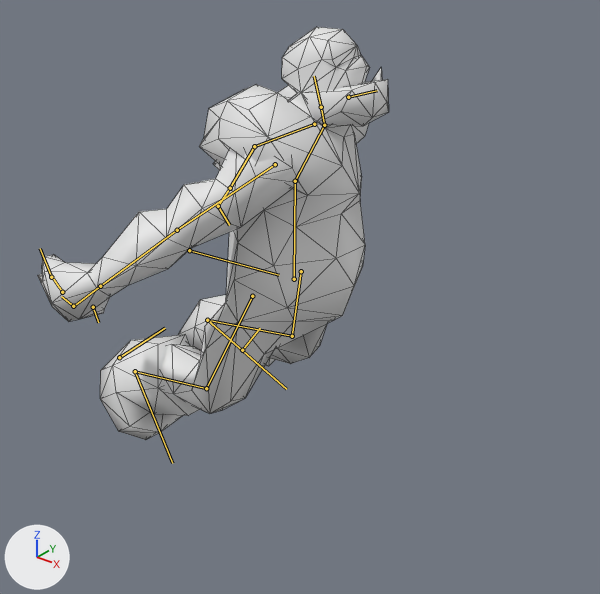
An edit to the glTF model public/assets/models/playermodels/ogro2/ogro2.glb, drawn before and after from the same camera.
One viewpoint serves both versions: a 50 mm camera at (4.19, -4.14, 2.25) aimed at (0.93, -0.06, -0.28). Every picture has the same lights, and +X, +Y and +Z are marked at lower left. The older version comes first. Both versions are drawn at frame 2 of the action 'deathb'; the numbers are the values there. The bones that change, and the others that lie on the model, are drawn over the model as lines. Mesh edges are drawn as thin lines.
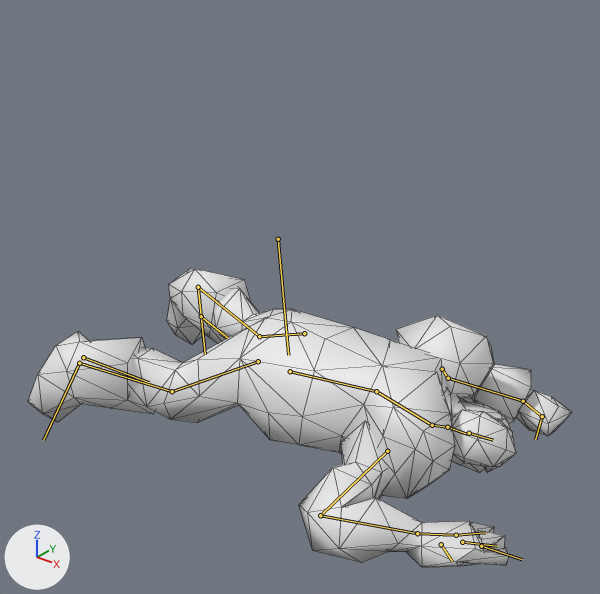
Where the change shows, as pixel boxes [x1, y1, x2, y2] in the pictures (600 x 594 px):
'Mesh', posed (55% wider, 28% shorter): before [38, 27, 389, 440]; after [28, 268, 572, 567]
bone 'Master', root to tip: before (189, 250) to (279, 275); after (278, 239) to (288, 355)
bone 'Thigh.L', root to tip: before (301, 271) to (292, 336); after (304, 333) to (259, 336)
bone 'Calf.L', root to tip: before (292, 336) to (207, 320); after (259, 336) to (198, 287)
bone 'Foot.L', root to tip: before (207, 320) to (286, 389); after (198, 287) to (205, 354)
bone 'Thigh.R', root to tip: before (252, 296) to (206, 388); after (258, 361) to (172, 391)
bone 'Calf.R', root to tip: before (206, 388) to (135, 371); after (172, 391) to (79, 363)
bone 'Foot.R', root to tip: before (135, 371) to (172, 463); after (79, 363) to (43, 440)
bone 'Waist', root to tip: before (294, 279) to (295, 181); after (290, 371) to (376, 391)
bone 'Chest', root to tip: before (295, 181) to (324, 125); after (376, 391) to (432, 425)
bone 'Neck', root to tip: before (324, 125) to (321, 107); after (432, 425) to (447, 427)
bone 'Head', root to tip: before (321, 107) to (314, 76); after (447, 427) to (467, 434)
bone 'Jaw', root to tip: before (348, 97) to (377, 90); after (469, 433) to (493, 440)
bone 'Bicep.L', root to tip: before (314, 124) to (254, 146); after (442, 369) to (448, 378)
bone 'Forearm.L', root to tip: before (254, 146) to (230, 188); after (448, 378) to (523, 401)
bone 'Hand.L', root to tip: before (230, 188) to (218, 206); after (523, 401) to (542, 416)
bone 'Bicep.R', root to tip: before (275, 164) to (177, 230); after (387, 451) to (320, 515)
bone 'Forearm.R', root to tip: before (177, 230) to (100, 286); after (320, 515) to (417, 533)
bone 'Hand.R', root to tip: before (100, 286) to (74, 306); after (417, 533) to (455, 535)
bone 'Index.R', root to tip: before (73, 306) to (61, 296); after (456, 535) to (485, 532)
bone 'Ring.R', root to tip: before (62, 292) to (50, 274); after (462, 542) to (497, 546)
bone 'Pinky.R', root to tip: before (51, 277) to (40, 248); after (481, 546) to (522, 559)

What the commit changed:
Bone 'Master' (bone_master) moves from (0.0, 0.826, -0.334) to (0.0, 1.727, -0.009).
Bone 'Master' (bone_master) turns from (3, 0, 0) to (-84, 0, 0) degrees about its own x, y and z.
Bone 'Thigh.L' (bone_thigh_l) turns from (-48, 0, -5) to (-9, 1, 0) degrees about its own x, y and z.
Bone 'Calf.L' (bone_calf_l) turns from (2, 1, 2) to (34, -2, 7) degrees about its own x, y and z.
Bone 'Foot.L' (bone_foot_l) turns from (2, 0, 6) to (-7, -3, -42) degrees about its own x, y and z.
Bone 'Thigh.R' (bone_thigh_r) turns from (-58, -7, 3) to (-15, -12, -1) degrees about its own x, y and z.
Bone 'Calf.R' (bone_calf_r) turns from (0, -3, -9) to (23, 1, -15) degrees about its own x, y and z.
Bone 'Foot.R' (bone_foot_r) turns from (9, 1, -7) to (-10, 4, 38) degrees about its own x, y and z.
Bone 'Waist' (bone_waist) turns from (4, 1, 1) to (2, 11, -5) degrees about its own x, y and z.
Bone 'Chest' (bone_chest) turns from (-11, 3, -12) to (-5, 5, -16) degrees about its own x, y and z.
Bone 'Neck' (bone_neck) turns from (-24, 0, 0) to (-16, 8, -2) degrees about its own x, y and z.
Bone 'Head' (bone_head) turns from (-12, 19, -12) to (-42, 38, -12) degrees about its own x, y and z.
Bone 'Jaw' (bone_jaw) turns from (-12, 5, 15) to (0, 0, 0) degrees about its own x, y and z.
Bone 'Bicep.L' (bone_bicep_l) moves from (-0.122, -0.036, -0.307) to (0.0, -0.039, 0.078).
Bone 'Bicep.L' (bone_bicep_l) turns from (-75, 12, 4) to (51, 2, 41) degrees about its own x, y and z.
Bone 'Forearm.L' (bone_forearm_l) turns from (96, 3, 24) to (-3, 138, -52) degrees about its own x, y and z.
Bone 'Hand.L' (bone_hand_l) turns from (0, 0, 0) to (19, 12, -41) degrees about its own x, y and z.
Bone 'Bicep.R' (bone_bicep_r) moves from (-0.022, 0.01, 0.27) to (-0.139, -0.001, 0.166).
Bone 'Bicep.R' (bone_bicep_r) turns from (-43, 10, -23) to (-66, 75, -123) degrees about its own x, y and z.
Bone 'Forearm.R' (bone_forearm_r) turns from (-42, -10, 15) to (78, 11, 34) degrees about its own x, y and z.
Bone 'Hand.R' (bone_hand_r) turns from (-12, -9, 3) to (9, -36, -5) degrees about its own x, y and z.
Bone 'Index.R' (bone_index_r) turns from (0, 0, 0) to (58, -3, -17) degrees about its own x, y and z.
Bone 'Ring.R' (bone_ring_r) moves from (0.0, 0.0, 0.0) to (-0.001, 0.008, -0.009).
Bone 'Ring.R' (bone_ring_r) turns from (0, 0, 0) to (57, 2, -15) degrees about its own x, y and z.
Bone 'Pinky.R' (bone_pinky_r) moves from (0.0, 0.0, 0.0) to (0.016, -0.021, 0.08).
Bone 'Pinky.R' (bone_pinky_r) turns from (0, 0, 0) to (58, 10, -6) degrees about its own x, y and z.
